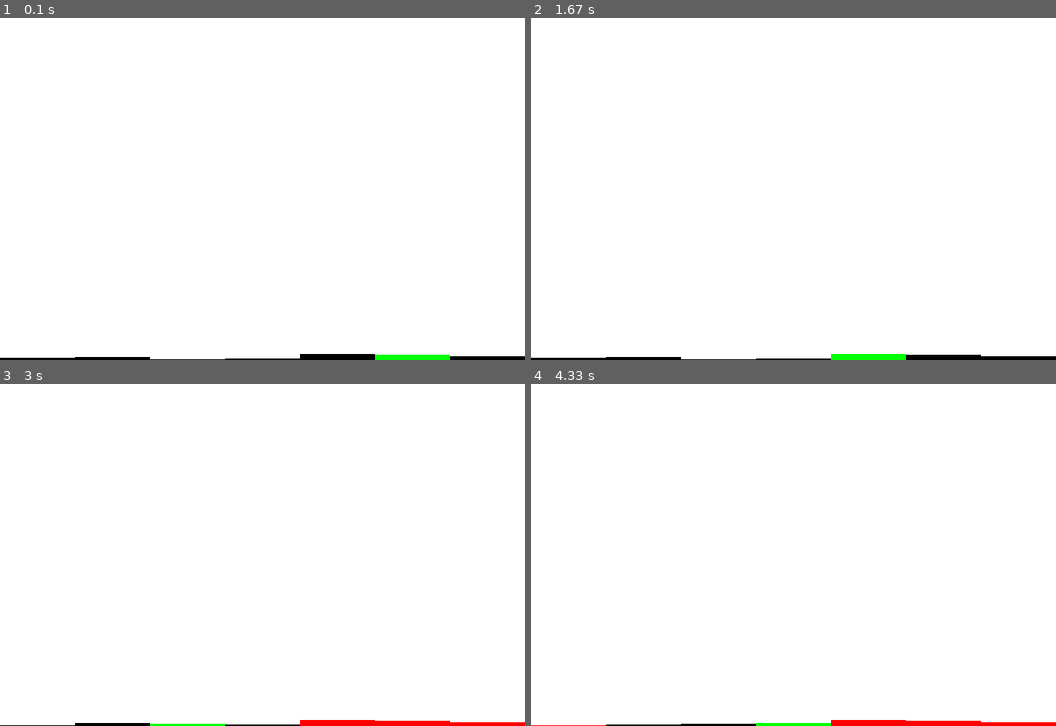
Above: before the commit, frames 1-4 (two rows, left to right).
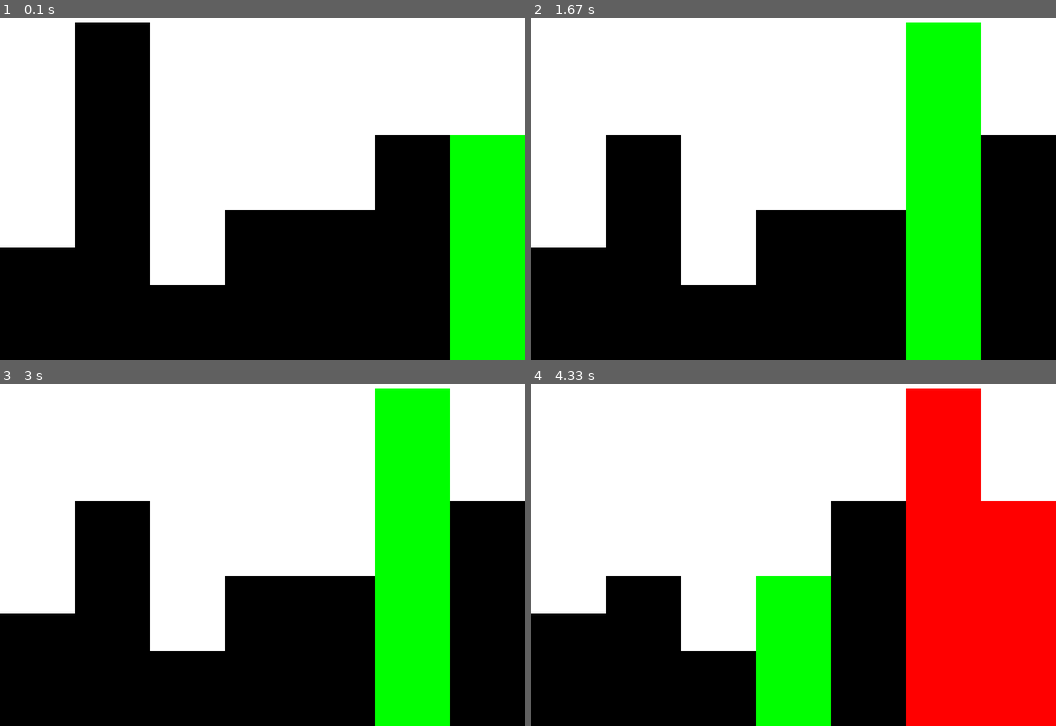
Above: after the commit, the same moments.

Repository: rolandtritsch/python-masterclass
Game: pygame game, started from quick/quick.py
The game is run twice, just before and just after one commit, with the same random seed, the same clock (stepped at 60 frames per second) and the same inputs.
Inputs:
- Up to frame 1 (0.1 s): no input
- Up to frame 2 (1.67 s): no input
- Up to frame 3 (3 s): no input
- Up to frame 4 (4.33 s): no input

The runs differ from the first frame. In frame 1, 53% of the frame differs, in the area x 0-100%, y 1-100%; in frame 2, 53%; in frame 3, 53%; in frame 4, 53%.

Commit message:
Quick: Refactor: Use a random list.

Diff:
--- a/quick/quick.py
+++ b/quick/quick.py
@@ -9,7 +9,7 @@
 from constants import Constants
 import pygame
 import random
-import time
+import util
 
 # Initialize pygame
 pygame.init()
@@ -59,15 +59,15 @@
             j -= 1
         else:
             draw_array(arr, left, right, i)
-        time.sleep(1)
+        pygame.time.delay(1000)
     quicksort(arr, left, j)
     quicksort(arr, i, right)
 
 
 # Example usage
-arr = [3, 7, 1, 2, 8, 4, 5]
+arr = util.randlist(7, 10, 50)
 quicksort(arr, 0, len(arr) - 1)
 
 # Quit pygame
-time.sleep(3)
+pygame.time.delay(3000)
 pygame.quit()
--- /dev/null
+++ b/quick/test_util.py
@@ -0,0 +1,12 @@
+# test_util.py
+"""Testing utility functions."""
+
+import util
+
+
+def test_randlist():
+    """Testing randlist."""
+    number = 20
+    size = 10
+    scale = 5
+    assert len(util.randlist(number, size, scale)) == number
--- /dev/null
+++ b/quick/util.py
@@ -0,0 +1,12 @@
+# util.py
+"""Utility functions."""
+
+from random import randint
+
+
+def randlist(n, size, scale):
+    """Return a list of n numbers ((1 to size) * scale)."""
+    list = []
+    for i in range(n):
+        list.append(randint(1, size) * scale)
+    return list
